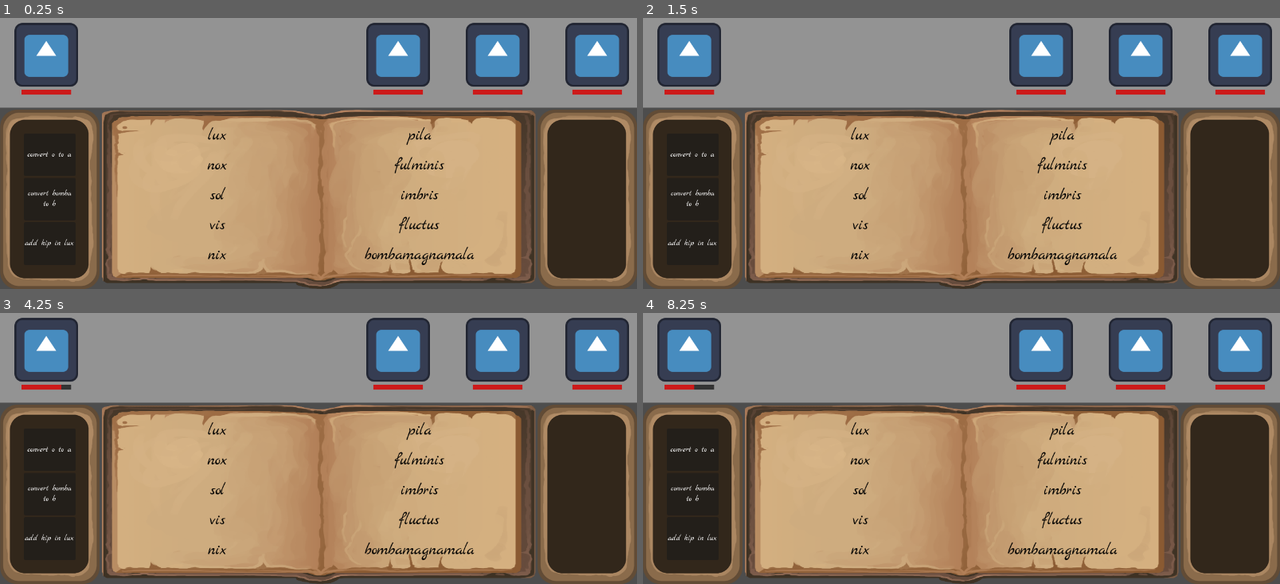
Above: before the commit, frames 1-4 (two rows, left to right).
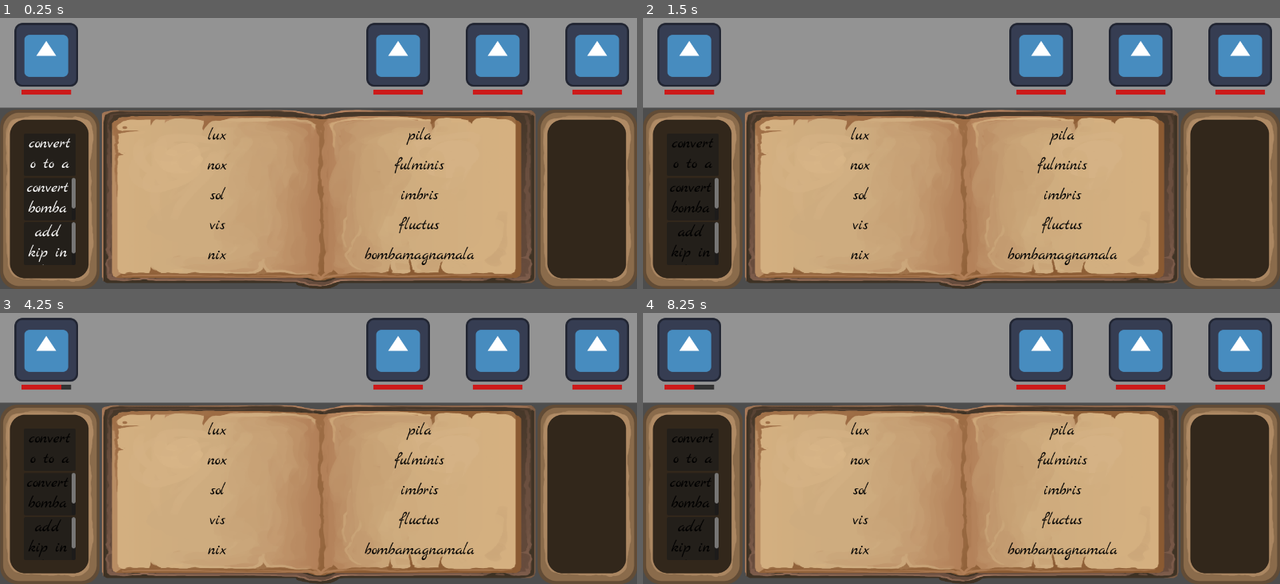
Above: after the commit, the same moments.

Repository: Jelleas/brackeys_2026
Game: Godot game, scene res://main.tscn
Two runs of this game, one before a commit and one after it. Both use one fixed random seed, a clock stepped at 60 frames per second and the inputs below. The engine's default icon, where the game draws it, is replaced by a stand-in: a white triangle on a blue panel in a dark square.
Inputs:
- Up to frame 1 (0.25 s): no input
- Up to frame 2 (1.5 s): tap Enter at 0.5 s; tap Z at 0.6, 1.35 s; tap Space at 0.77, 1.25 s; hold A from 1.28 s (still down)
- Up to frame 3 (4.25 s): tap Space at 1.52, 2.75, 3.02, 3.77 s; tap Enter at 2, 3.5 s; release A at 2.03 s; tap Z at 2.1, 2.85, 3.6 s; hold A from 3.53 s (still down)
- Up to frame 4 (8.25 s): tap Space at 4.25, 4.52, 6.02, 6.77, 7.52 s; tap Z every 0.75 s from 4.35 to 8.1 s; release A at 5.78 s; hold A from 8.03 s (still down)

The runs differ from the first frame. In frame 1, 0.8% of the frame differs, in the area x 3-12%, y 44-92%; in frame 2, 0.5%; in frame 3, 0.5%; in frame 4, 0.5%.

Commit message:
upgrade typing

Diff:
--- a/upgrades/upgrade_item.gd
+++ b/upgrades/upgrade_item.gd
@@ -2,6 +2,43 @@
 
 var upgrade: Upgrader.Upgrade
 
+var _match: String = ""
+
 func instantiate(_upgrade: Upgrader.Upgrade):
 	upgrade = _upgrade
-	$RichTextLabel.text = upgrade.activation
+	$UpgradeItemLabel.text = upgrade.activation
+
+func _ready():
+	Bus.key_typed.connect(_on_key_typed)
+
+func _on_key_typed(key: String):
+	if key == " ":
+		return
+
+	if upgrade.activation.substr(len(_match))[0] == " ":
+		_match += " "
+
+	_match += key
+
+	if not upgrade.activation.begins_with(_match):
+		_match = ""
+
+	if _match == upgrade.activation:
+		on_match()
+	else:
+		_set_label()
+
+func _set_label():
+	var correct_color: Color = Color.GREEN
+	var incorrect_color: Color = Color.BLACK
+
+	var result: String = "[color=%s]%s[/color]" % [correct_color.to_html(), _match]
+
+	var remainder: String = upgrade.activation.substr(len(_match))
+	result += "[color=%s]%s[/color]" % [incorrect_color.to_html(), remainder]
+	$UpgradeItemLabel.text = result
+
+func on_match():
+	# TODO
+	_set_label()
+	_match = ""
--- a/upgrades/upgrade_item.tscn
+++ b/upgrades/upgrade_item.tscn
@@ -4,14 +4,17 @@
 
 [node name="UpgradeItem" type="PanelContainer" unique_id=1674647632]
 offset_right = 247.0
-offset_bottom = 21.0
+offset_bottom = 42.0
 size_flags_horizontal = 3
 size_flags_vertical = 3
 script = ExtResource("1_byfnc")
 
-[node name="RichTextLabel" type="RichTextLabel" parent="." unique_id=1686662884]
+[node name="UpgradeItemLabel" type="RichTextLabel" parent="." unique_id=1677178602]
+custom_minimum_size = Vector2(30, 30)
 layout_mode = 2
-text = "o becomes a"
-fit_content = true
+size_flags_horizontal = 3
+size_flags_vertical = 3
+theme_override_font_sizes/normal_font_size = 32
+bbcode_enabled = true
+text = "Lux"
 horizontal_alignment = 1
-vertical_alignment = 1
--- a/upgrades/upgrader.gd
+++ b/upgrades/upgrader.gd
@@ -15,6 +15,7 @@
 		var upgrade_item = scene.instantiate()
 		upgrade_item.instantiate(upgrade)
 		$VBoxContainer.add_child(upgrade_item)
+
 
 class Upgrade:
 	var activation: String
